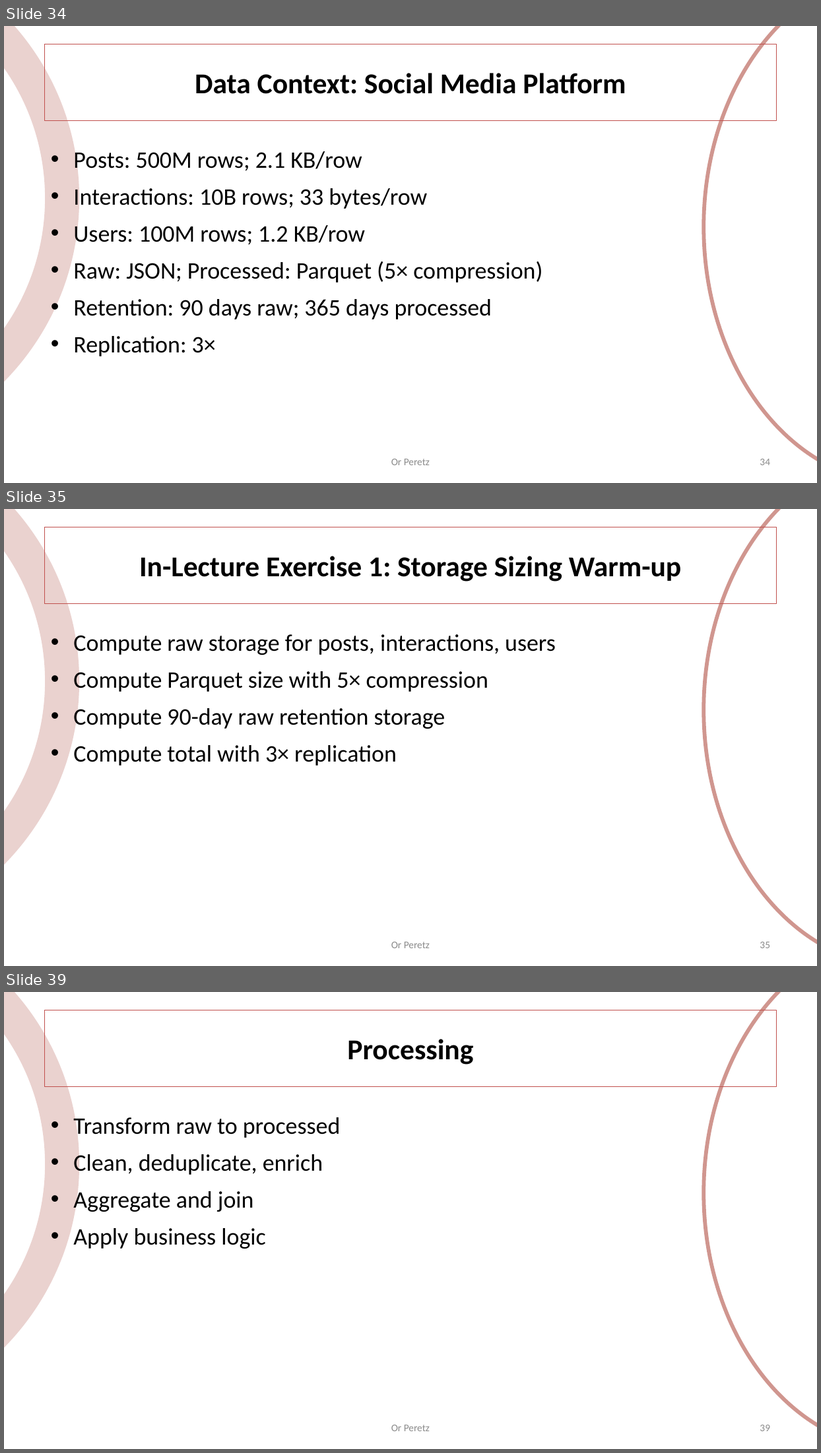
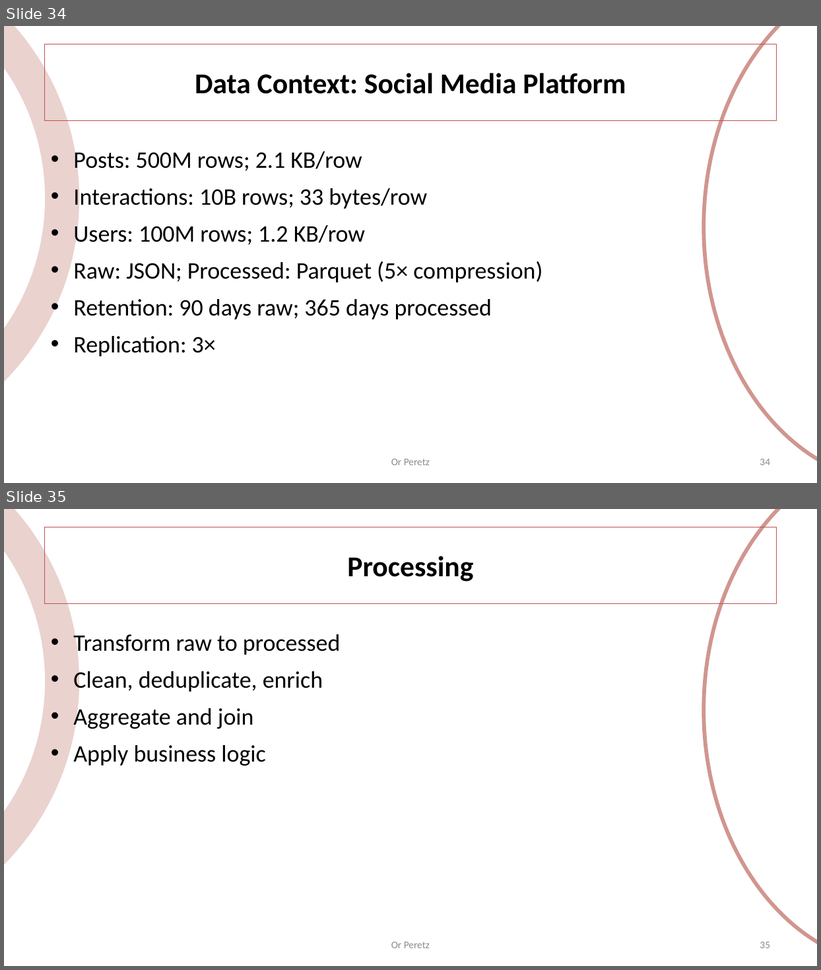
Before and after one commit to OrPerets/data-engineering-course, a slide deck: build/01-introduction.pptx. Shown one above the other, each under a label of ours: slides 34, 35 and 39 before the commit, slides 34 and 35 after it; the slides between them are not shown. The pictures are 821x1453 and 821x970 pixels, drawn with LibreOffice and Linux fonts; fonts in the diff are those of the drawing. Boxes give left, top, right and bottom in pixels: in the first picture for what was removed or moved away, otherwise in the second. Text is boxed around its words. In the diff, an @@ line names an element or a change of style, - is before the commit and + after.

```diff
--- a/build/01-introduction.pptx
+++ b/build/01-introduction.pptx
@@ slide 35 removed at (4, 509, 817, 966), background #FFFFFF; not listed: 2 template elements that a slide beside it also shows @@
@@ title removed at (45, 527, 777, 603) @@
-In-Lecture Exercise 1: Storage Sizing Warm-up
@@ text removed at (73, 631, 556, 766) @@
-• Compute raw storage for posts, interactions, users
-• Compute Parquet size with 5× compression
-• Compute 90-day raw retention storage
-• Compute total with 3× replication
@@ text removed at (391, 942, 430, 949) @@
-Or Peretz
@@ page number removed at (760, 942, 770, 949) @@
-35
@@ what was slide 39 is now slide 35 @@
```
Also in this commit, not shown: 12 slides changed, 11 other slides removed, 4 other files.
